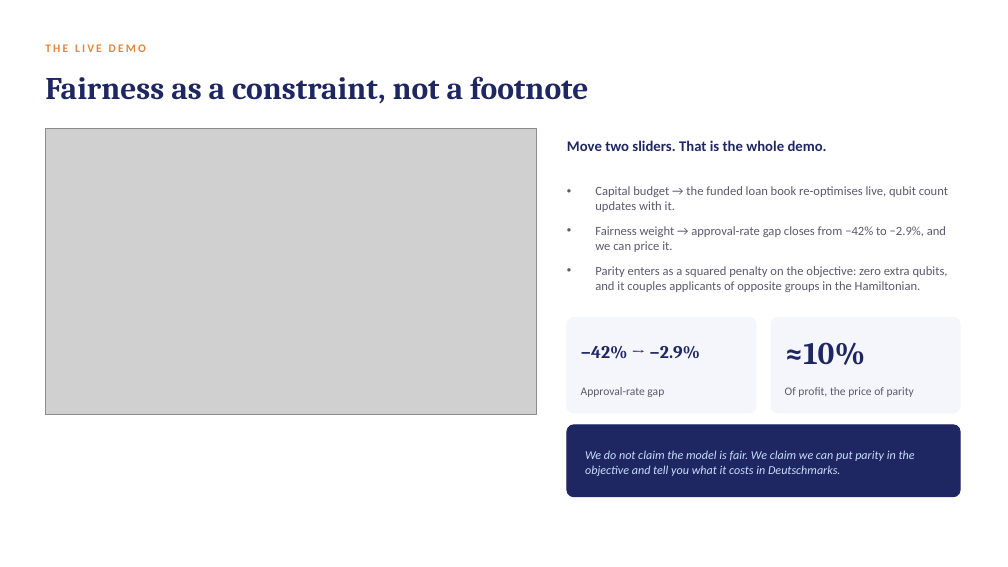
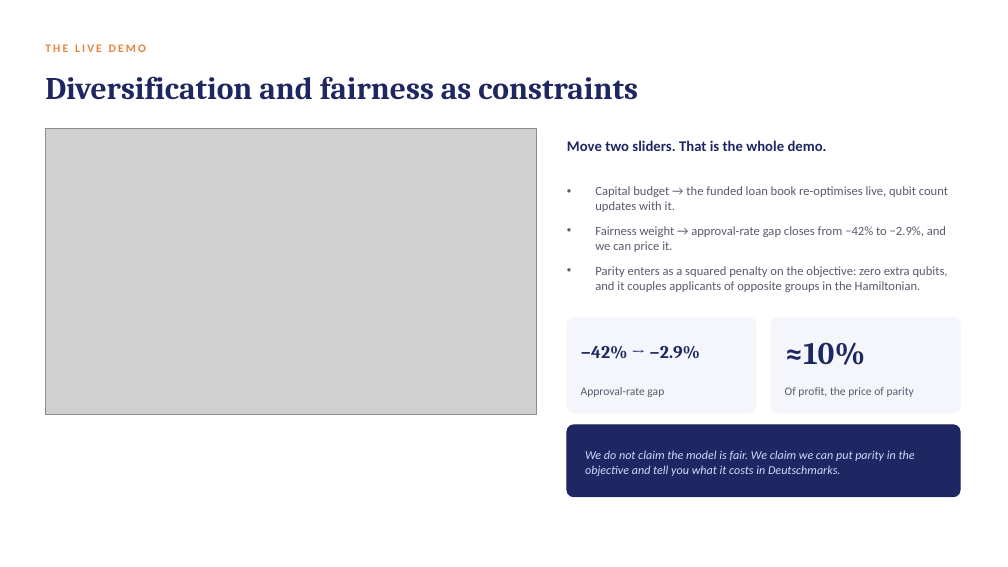
Before and after one commit to Dexterous-Ruler/quantum-loan-portfolio-allocator, a slide deck: slide 4 of PRESENTATION.pptx. Drawn at 1008x567 pixels with LibreOffice and Linux fonts; fonts in the diff are those of the drawing; grey boxes stand for pictures. Boxes give left, top, right and bottom in pixels: in the first picture for what was removed or moved away, otherwise in the second. Text is boxed around its words. In the diff, an @@ line names an element or a change of style, - is before the commit and + after.

```diff
--- a/PRESENTATION.pptx
+++ b/PRESENTATION.pptx
@@ text at bbox=[45, 76, 638, 100]: text changed @@
-Fairness as a constraint, not a footnote
+Diversification and fairness as constraints
```
Also in this commit, not shown: 5 other slides changed, 38 other files.
